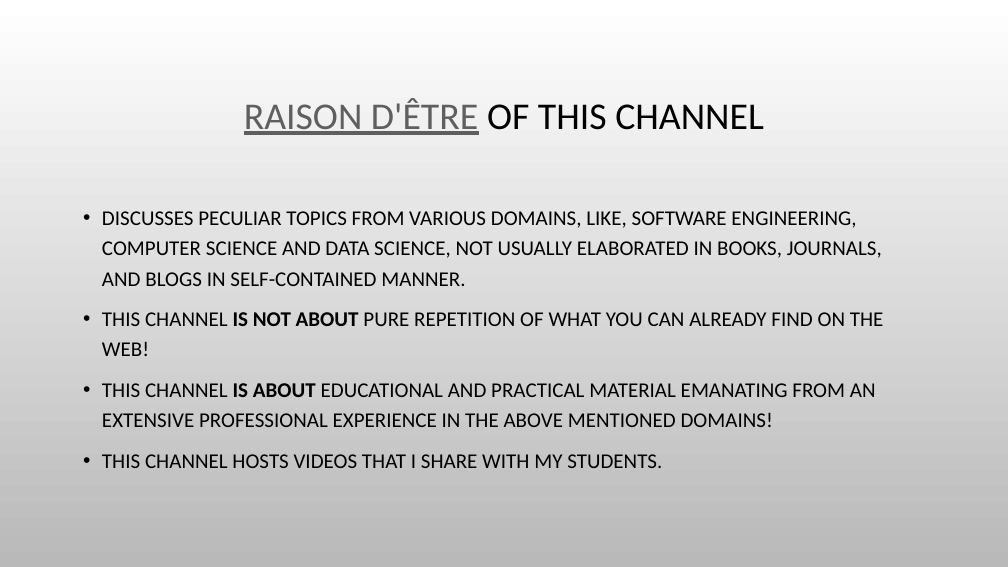
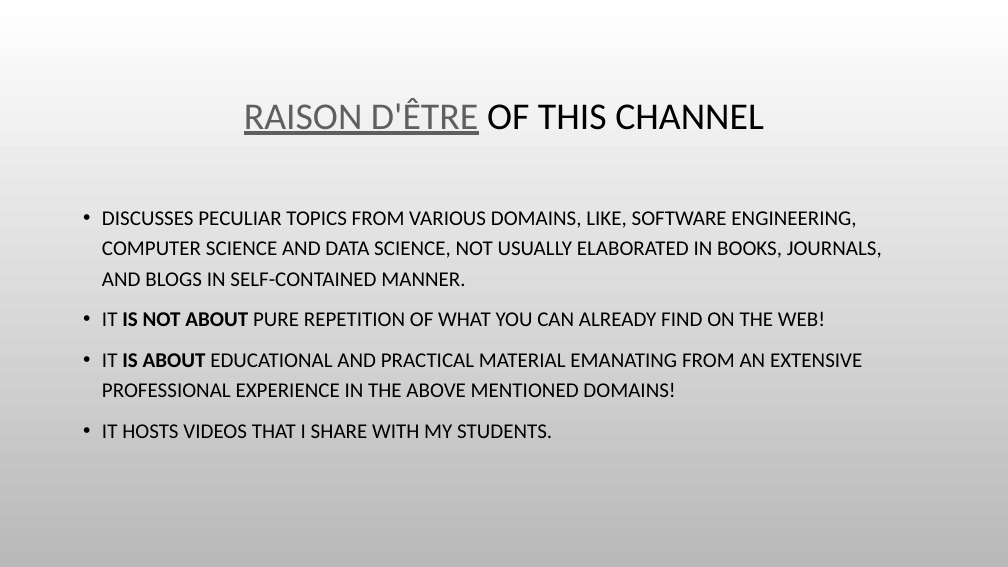
Before and after one commit to evarga/composite-decomposition, a slide deck: slide 3 of trailer/Trailer.pptx. Drawn at 1008x567 pixels with LibreOffice and Linux fonts; fonts in the diff are those of the drawing; background and template pictures are left out. Boxes give left, top, right and bottom in pixels: in the first picture for what was removed or moved away, otherwise in the second. Text is boxed around its words. In the diff, an @@ line names an element or a change of style, - is before the commit and + after.

Commit message:
Fix wording in the presentation.

```diff
--- a/trailer/Trailer.pptx
+++ b/trailer/Trailer.pptx
@@ text at (102,311,862,438): text changed @@
-• THIS CHANNEL IS NOT ABOUT PURE REPETITION OF WHAT YOU CAN ALREADY FIND ON THE WEB!
-• THIS CHANNEL IS ABOUT EDUCATIONAL AND PRACTICAL MATERIAL EMANATING FROM AN EXTENSIVE PROFESSIONAL EXPERIENCE IN THE ABOVE MENTIONED DOMAINS!
-• THIS CHANNEL HOSTS VIDEOS THAT I SHARE WITH MY STUDENTS.
+• IT IS NOT ABOUT PURE REPETITION OF WHAT YOU CAN ALREADY FIND ON THE WEB!
+• IT IS ABOUT EDUCATIONAL AND PRACTICAL MATERIAL EMANATING FROM AN EXTENSIVE PROFESSIONAL EXPERIENCE IN THE ABOVE MENTIONED DOMAINS!
+• IT HOSTS VIDEOS THAT I SHARE WITH MY STUDENTS.
```
